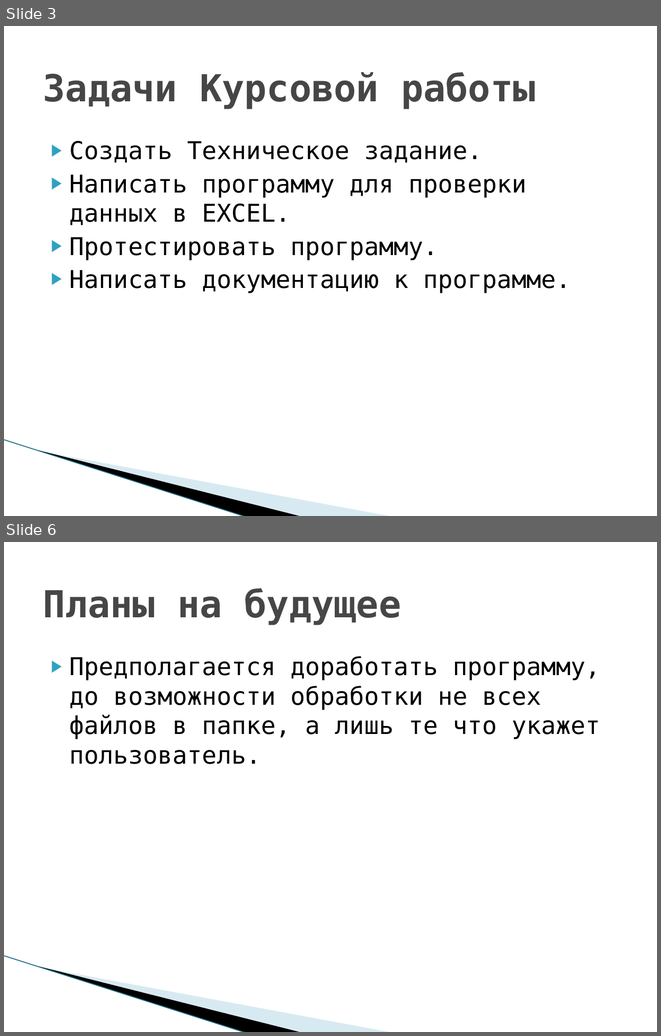
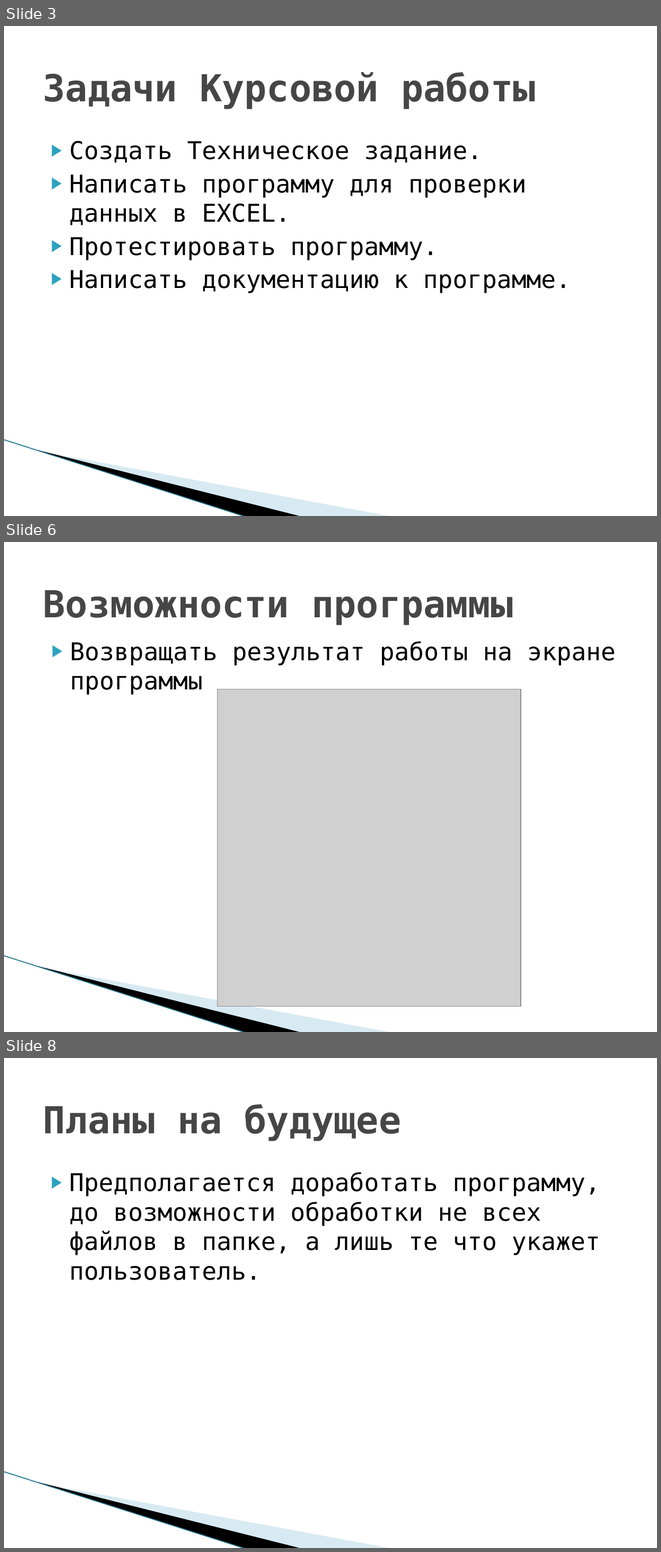
Before and after one commit to Course-and-Co/Excel-and-Cisharp, a slide deck: Презентация.pptx. Shown one above the other, each under a label of ours: slides 3 and 6 before the commit, slides 3, 6 and 8 after it; the slides between them are not shown. The pictures are 661x1036 and 661x1552 pixels, drawn with LibreOffice and Linux fonts; fonts in the diff are those of the drawing; grey boxes stand for pictures; background and template pictures are left out. Boxes give left, top, right and bottom in pixels: in the first picture for what was removed or moved away, otherwise in the second. Text is boxed around its words. In the diff, an @@ line names an element or a change of style, - is before the commit and + after.

```diff
--- a/Презентация.pptx
+++ b/Презентация.pptx
@@ slide 6 added at (x1=4, y1=542, x2=657, y2=1032), background #FFFFFF; not listed: 3 template elements that a slide beside it also shows @@
@@ title added at (x1=43, y1=590, x2=513, y2=625), 41 pt, text #464646, bold @@
+Возможности программы
@@ text added at (x1=70, y1=641, x2=616, y2=665), 27 pt, text #000000 @@
+▶ Возвращать результат работы на экране программы
@@ picture added at (x1=218, y1=689, x2=521, y2=1006) @@
@@ what was slide 6 is now slide 8 @@
```
Also in this commit, not shown: 4 slides changed, 1 other slide added, 6 other files.
